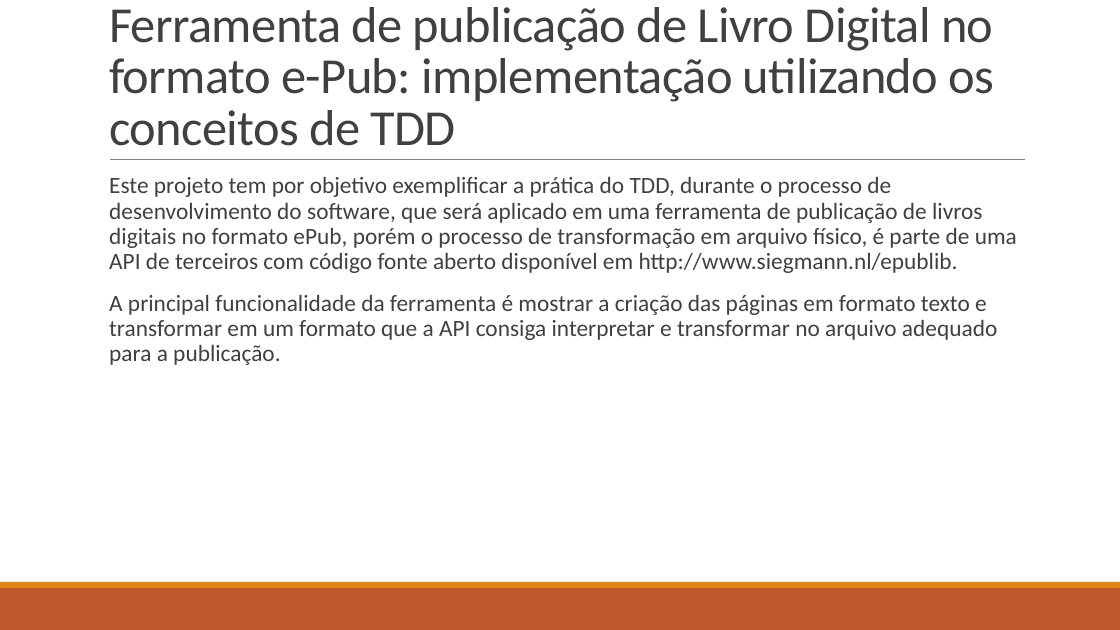
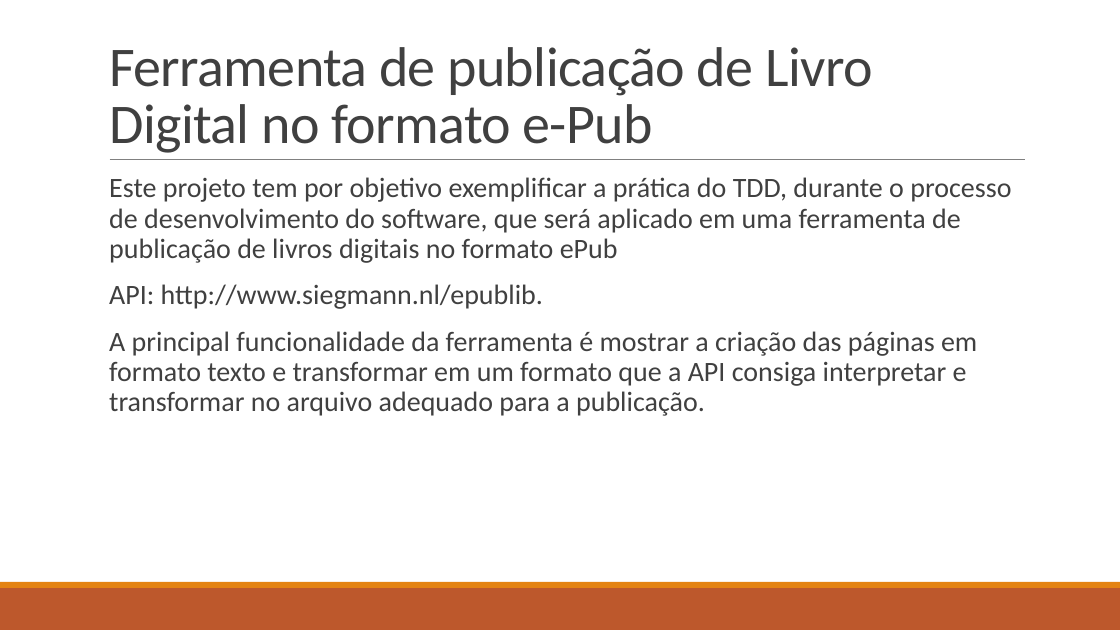
Before and after one commit to vtferrari/TCCGeradorEpub, a slide deck: slide 18 of doc/Test-Driven Development como alternativa de garantia de qualidade.pptx. Drawn at 1120x630 pixels with LibreOffice and Linux fonts; fonts in the diff are those of the drawing. Boxes give left, top, right and bottom in pixels: in the first picture for what was removed or moved away, otherwise in the second. Text is boxed around its words. In the diff, an @@ line names an element or a change of style, - is before the commit and + after.

```diff
--- a/doc/Test-Driven Development como alternativa de garantia de qualidade.pptx
+++ b/doc/Test-Driven Development como alternativa de garantia de qualidade.pptx
@@ title at (x1=109, y1=47, x2=872, y2=153): text changed; size 43.2 to 48 pt @@
-Ferramenta de publicação de Livro Digital no formato e-Pub: implementação utilizando os conceitos de TDD
+Ferramenta de publicação de Livro Digital no formato e-Pub
@@ text at (x1=109, y1=177, x2=1011, y2=309): text changed; size 20 to 24 pt @@
-  Este projeto tem por objetivo exemplificar a prática do TDD, durante o processo de desenvolvimento do software, que será aplicado em uma ferramenta de publicação de livros digitais no formato ePub, porém o processo de transformação em arquivo físico, é parte de uma API de terceiros com código fonte aberto disponível em http://www.siegmann.nl/epublib.
+  Este projeto tem por objetivo exemplificar a prática do TDD, durante o processo de desenvolvimento do software, que será aplicado em uma ferramenta de publicação de livros digitais no formato ePub
+  API: http://www.siegmann.nl/epublib.
@@ text at (x1=109, y1=331, x2=977, y2=416): size 20 to 24 pt in "A principal funcionalidade da ferramenta é mostrar ..." @@
```
Also in this commit, not shown: 10 other slides changed, 2 slides added, 1 slide removed.
